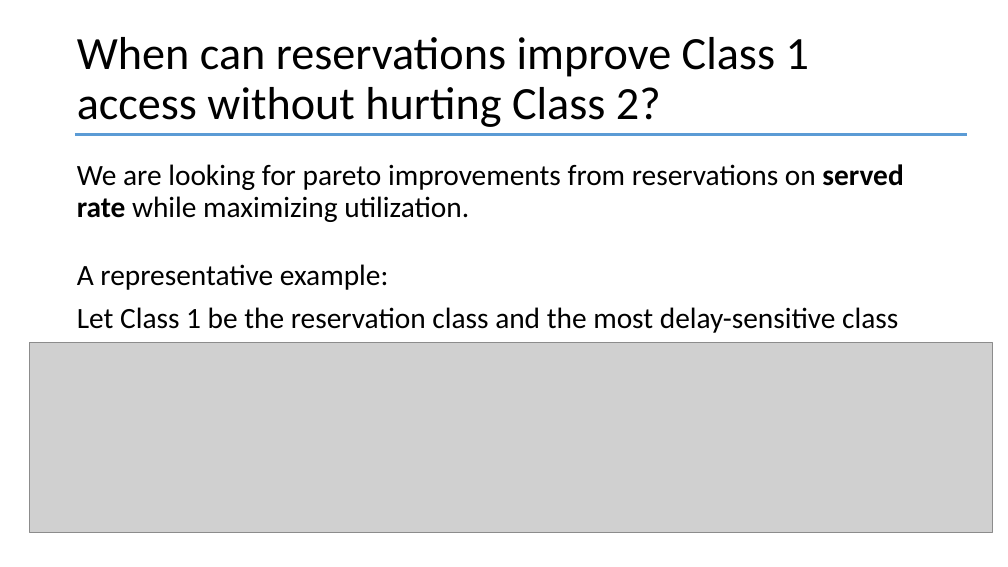
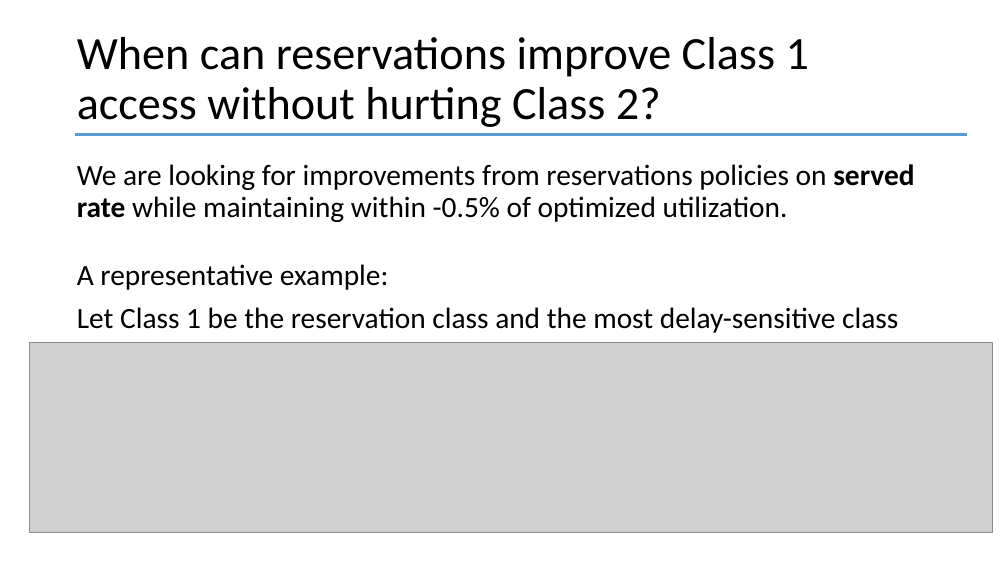
Before and after one commit to YcartXin/CUIMC-Appointment-Simulation, a slide deck: slide 21 of presentation/FCFS Presentation.pptx. Drawn at 1008x567 pixels with LibreOffice and Linux fonts; fonts in the diff are those of the drawing; grey boxes stand for pictures. Boxes give left, top, right and bottom in pixels: in the first picture for what was removed or moved away, otherwise in the second. Text is boxed around its words. In the diff, an @@ line names an element or a change of style, - is before the commit and + after.

```diff
--- a/presentation/FCFS Presentation.pptx
+++ b/presentation/FCFS Presentation.pptx
@@ text at box(77, 164, 914, 222): text changed @@
-We are looking for pareto improvements from reservations on served rate while maximizing utilization.
+We are looking for improvements from reservations policies on served rate while maintaining within -0.5% of optimized utilization.
```
Also in this commit, not shown: 2 other slides changed, 1 slide added, 5 other files.
